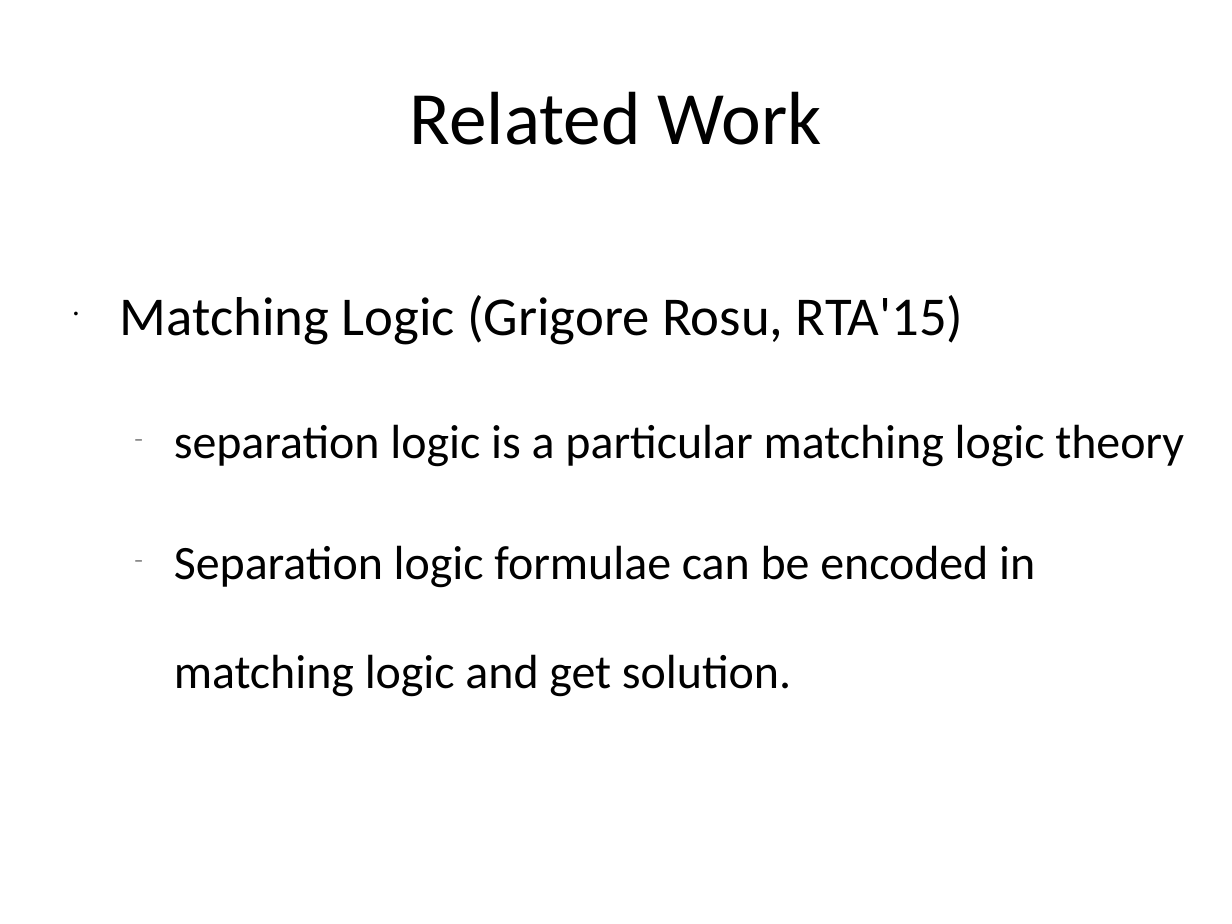
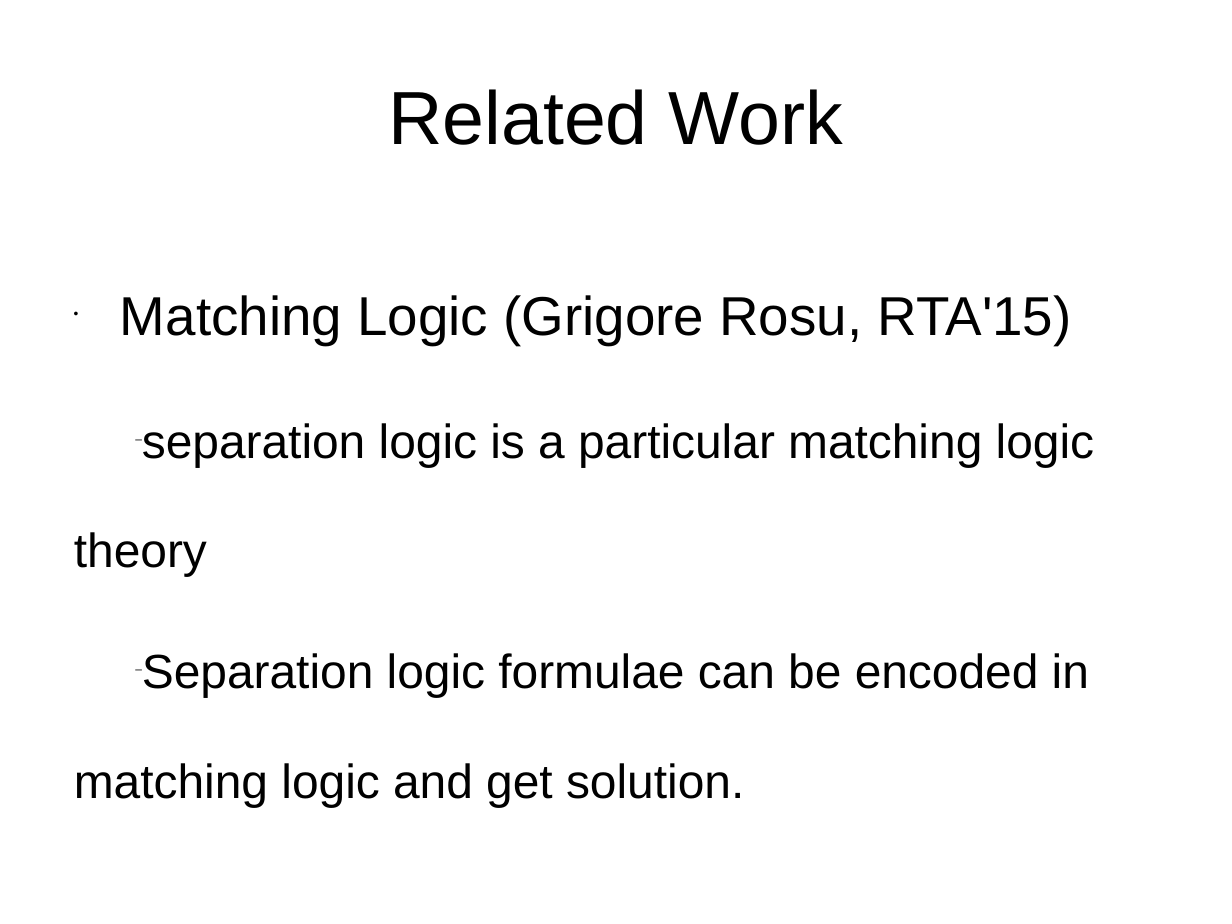
Before and after one commit to xiaohe27/Papers4Courses, a slide deck: slide 29 of FM/presentations/Overview of Separation Logic.ppt. Drawn at 1232x924 pixels with LibreOffice and Linux fonts; fonts in the diff are those of the drawing. Boxes give left, top, right and bottom in pixels: in the first picture for what was removed or moved away, otherwise in the second. Text is boxed around its words. In the diff, an @@ line names an element or a change of style, - is before the commit and + after.

```diff
--- a/FM/presentations/Overview of Separation Logic.ppt
+++ b/FM/presentations/Overview of Separation Logic.ppt
@@ title "Related Work" at (388,89,843,145): font Calibri to Arial @@
@@ text "Matching Logic (Grigore Rosu, RTA'15)" at (74,295,1094,807): font Calibri to Arial; indent changed @@
```
Also in this commit, not shown: 19 other slides changed.
